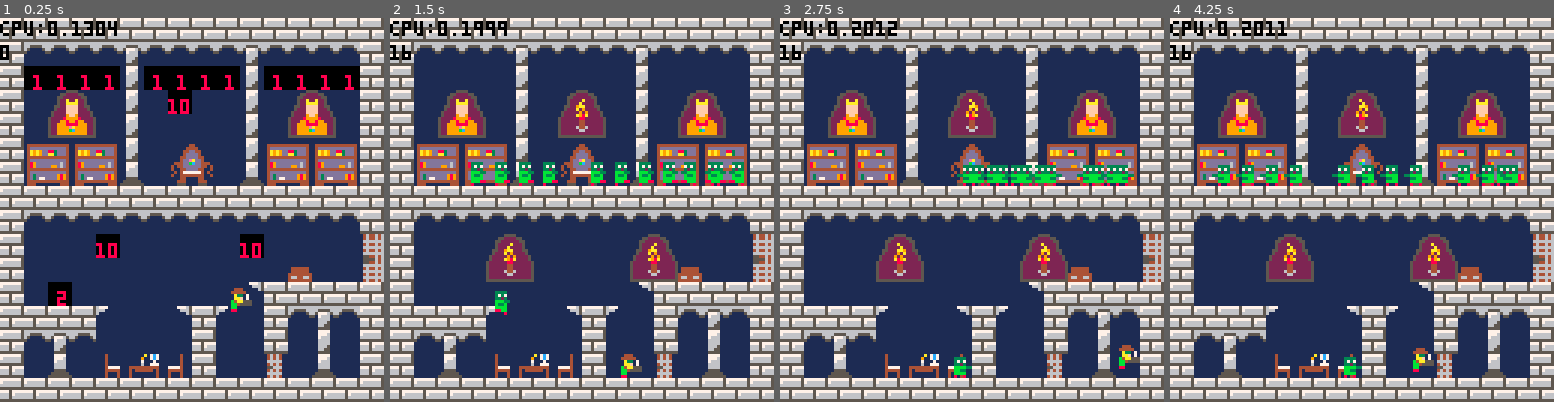
Above: before the commit, frames 1-4 (left to right).
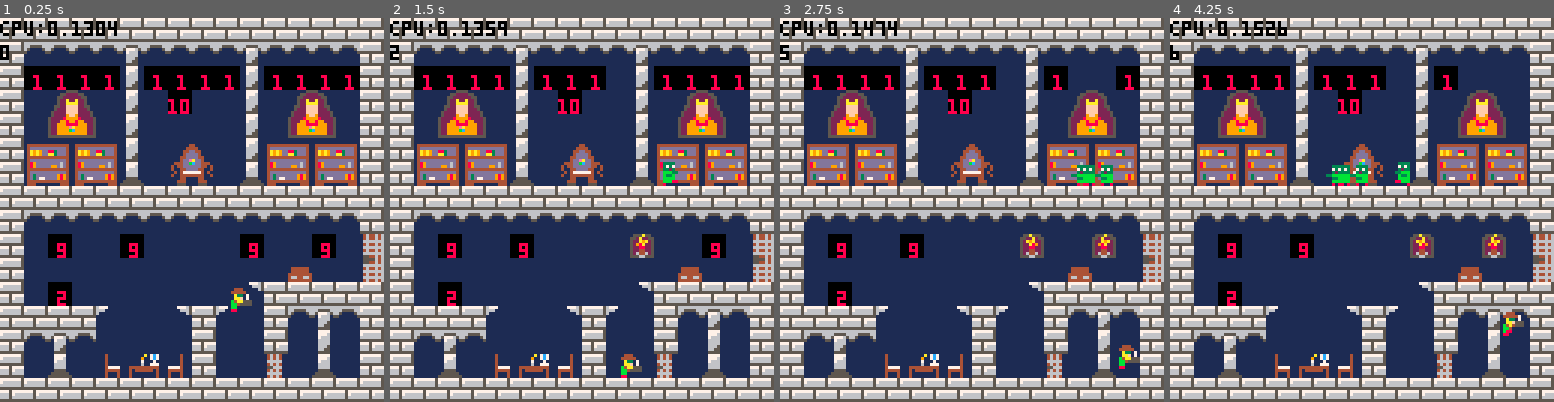
Above: after the commit, the same moments.

Repository: mRamiroGonzalez/dungeon
Game: PICO-8 cartridge dungeon.p8
The game is run twice, just before and just after one commit, with the same random seed, the same clock (stepped at 60 frames per second) and the same inputs.
Inputs:
- Up to frame 1 (0.25 s): no input
- Up to frame 2 (1.5 s): tap O (Z key) at 0.7 s
- Up to frame 3 (2.75 s): hold Right 1.6-2.1 s; tap O (Z key) at 1.7, 2.1, 2.5 s; hold Right from 2.47 s (still down)
- Up to frame 4 (4.25 s): tap O (Z key) every 0.4 s from 2.9 to 4.1 s; release Right at 3.03 s; hold Left 3.08-3.58 s; hold Right from 4.02 s (still down)

The runs differ from the first frame. In frame 1, 1.7% of the frame differs, in the area x 12-88%, y 56-63%; in frame 2, 12%, in the area x 0-94%, y 1-78%; in frame 3, 11%; in frame 4, 11%.

Commit message:
add small torches

Diff:
--- a/dungeon.p8
+++ b/dungeon.p8
@@ -96,6 +96,13 @@
 a.f += i
 if a.f > a.sz then
 a.f = a.st
+end
+end
+
+function update_anim_torch(torch, size)
+
+if (counter % 30 == 0) then
+anim(torch.base_anim, size)
 end
 end
 
@@ -250,6 +257,9 @@
 mset(xi, yi, 80)
 elseif(mget(xi, yi) == 129) then
 add(entities, init_entity(xi*8, yi*8, 1, 48, 4,'bad','follow'))
+mset(xi, yi, 80)
+elseif(mget(xi, yi) == 136) then
+add(entities, init_entity(xi*8, yi*8, 0, 124, 1,'torch_small','dumb'))
 mset(xi, yi, 80)
 end
 end
@@ -277,12 +287,6 @@
 }
 end
 
-function update_anim_torch(torch)
-if (counter % 30 == 0) then
-anim(torch.base_anim, 2)
-end
-end
-
 function update_gravity(e)
 if (e.dy < e.v_speed) then
 e.dy += e.gravity
@@ -335,7 +339,7 @@
 counter = 0
 entities = {}
 
-p = init_entity(76, 64, 3, 16, 6)
+p = init_entity(76, 64, 2, 16, 6)
 end
 
 function _draw()
@@ -345,6 +349,8 @@
 for e in all(entities) do
 if (e.entity_type == 'torch') then
 spr(e.base_anim.f, e.x, e.y, 2, 2)
+elseif (e.entity_type == 'torch_small') then
+spr(e.base_anim.f, e.x, e.y, 1, 1)
 elseif e.entity_type == 'bad' then
 spr(e.base_anim.f, e.x, e.y, 1, 1, (e.facing == 0))
 end
@@ -371,7 +377,9 @@
 follow_player(e, p)
 end
 elseif e.entity_type == 'torch' then
-update_anim_torch(e)
+update_anim_torch(e, 2)
+elseif e.entity_type == 'torch_small' then
+update_anim_torch(e, 1)
 end
 end
 end
@@ -391,8 +399,8 @@
 
 function loaded_map(p)
 local loaded_map_coord = {
-x1 = flr(p.x / 8) - 15,
-x2 = flr(p.x / 8) + 15,
+x1 = flr(p.x / 8),
+x2 = flr(p.x / 8)+1,
 y1 = flr(p.y / 8) - 15,
 y2 = flr(p.y / 8) + 15
 }
@@ -455,14 +463,14 @@
 11111111116665111155551111666511111111111111111111111111111111111111111114a9a9ddaa3ddd411111111111111111111111111464464611114411
 11111111116655111555555111665511111111111111111111111111111111111114411114444444444444411111111111111111111111111666666611116611
 11111111115555115555555511555511111111111111111111111111111111111114411114dddddddddddd411111111111111111111111111554464611114411
-14646411111144111111111111111111141111411114111111111111a17c7111111141111489dddddddd6d411111111111111111111111111555564611114411
-14646411111144111111111111111111144444411114111111111119117c7111111141111489ddddd99d6d411111111111111111111111111554464611114411
-16666611111144111111111114444441141111411114111111111117111711111111411114444444444444411111111111111111111111111666666611116611
-1464641111114411144444414dddddd4141111411114111111111116117771111111411114dddddddddddd411111111111111111111111111464464611114411
-1556661111115511144444414dddddd4141111411114777711144444444441117777411114d3ddddddd989411111111111111111111111111666666611116611
-14646411111144114444444444444444144444411114444411141444444141114444411114d3d77dddd989411111111111111111111111111464464611114411
-16666611111144114664466446644664141111411114111411141111111141114111411114444444444444411111111111111111111111111666666611116611
-14646411111144114444444444444444141111411114111411141111111141114111411114441111111144411111111111111111111111111464464611114411
+14646411111144111111111111111111141111411114111111111111a17c7111111141111489dddddddd6d4111111111155a55511555a5511555564611114411
+14646411111144111111111111111111144444411114111111111119117c7111111141111489ddddd99d6d41111111115522a255552a22551554464611114411
+16666611111144111111111114444441141111411114111111111117111711111111411114444444444444411111111152a9a225522a9a251666666611116611
+1464641111114411144444414dddddd4141111411114111111111116117771111111411114dddddddddddd4111111111522a89255298a2251464464611114411
+1556661111115511144444414dddddd4141111411114777711144444444441117777411114d3ddddddd989411111111152288225522882251666666611116611
+14646411111144114444444444444444144444411114444411141444444141114444411114d3d77dddd989411111111152244225522442251464464611114411
+16666611111144114664466446644664141111411114111411141111111141114111411114444444444444411111111152644625526446251666666611116611
+14646411111144114444444444444444141111411114111411141111111141114111411114441111111144411111111155566555555665551464464611114411
 00000000000000000000000000000000000000000000000000000000000000000000000000000000000000000000000000000000000000000000000000000000
 00000000000000000000000000000000000000000000000000000000000000000000000000000000000000000000000000000000000000000000000000000000
 00000000000000000000000000000000000000000000000000000000000000000000000000000000000000000000000000000000000000000000000000000000
@@ -541,7 +549,7 @@
 40797a797a625058595062797a797a4000000000000000000000000000000000000000000000000000000000000000000000000000000000000000000000000000000000000000000000000000000000000000000000000000000000000000000000000000000000000000000000000000000000000000000000000000000000
 4040404040404040404040404040404000000000000000000000000000000000000000000000000000000000000000000000000000000000000000000000000000000000000000000000000000000000000000000000000000000000000000000000000000000000000000000000000000000000000000000000000000000000
 4060606060606060606060606060604000000000000000000000000000000000000000000000000000000000000000000000000000000000000000000000000000000000000000000000000000000000000000000000000000000000000000000000000000000000000000000000000000000000000000000000000000000000
-4050505089505050505089505050506e00000000000000000000000000000000000000000000000000000000000000000000000000000000000000000000000000000000000000000000000000000000000000000000000000000000000000000000000000000000000000000000000000000000000000000000000000000000
+4050885050885050505088505088506e00000000000000000000000000000000000000000000000000000000000000000000000000000000000000000000000000000000000000000000000000000000000000000000000000000000000000000000000000000000000000000000000000000000000000000000000000000000
 4050505050505050505050507250507e00000000000000000000000000000000000000000000000000000000000000000000000000000000000000000000000000000000000000000000000000000000000000000000000000000000000000000000000000000000000000000000000000000000000000000000000000000000
 4050815050505050505065404040404000000000000000000000000000000000000000000000000000000000000000000000000000000000000000000000000000000000000000000000000000000000000000000000000000000000000000000000000000000000000000000000000000000000000000000000000000000000
 4040404064505065406450406063604000000000000000000000000000000000000000000000000000000000000000000000000000000000000000000000000000000000000000000000000000000000000000000000000000000000000000000000000000000000000000000000000000000000000000000000000000000000
--- a/src/animations.lua
+++ b/src/animations.lua
@@ -5,3 +5,10 @@
     a.f = a.st
   end
 end
+
+function update_anim_torch(torch, size)
+
+  if (counter % 30 == 0) then
+    anim(torch.base_anim, size)
+  end
+end
--- a/src/entity.lua
+++ b/src/entity.lua
@@ -10,6 +10,9 @@
           mset(xi, yi, 80)
         elseif(mget(xi, yi) == 129) then
           add(entities, init_entity(xi*8, yi*8, 1, 48, 4,'bad','follow'))
+          mset(xi, yi, 80)
+        elseif(mget(xi, yi) == 136) then
+          add(entities, init_entity(xi*8, yi*8, 0, 124, 1,'torch_small','dumb'))
           mset(xi, yi, 80)
         end
       end
@@ -35,12 +38,6 @@
     gravity = 1,
     base_anim={f=start_sprite, st=start_sprite, sz=start_sprite+length_sprites, fix=start_sprite}
   }
-end
-
-function update_anim_torch(torch)
-  if (counter % 30 == 0) then
-    anim(torch.base_anim, 2)
-  end
 end
 
 function update_gravity(e)
--- a/src/main.lua
+++ b/src/main.lua
@@ -2,7 +2,7 @@
   counter = 0
   entities = {}
 
-  p = init_entity(76, 64, 3, 16, 6)
+  p = init_entity(76, 64, 2, 16, 6)
 end
 
 function _draw()
@@ -12,6 +12,8 @@
   for e in all(entities) do
     if (e.entity_type == 'torch') then
       spr(e.base_anim.f, e.x, e.y, 2, 2)
+    elseif (e.entity_type == 'torch_small') then
+      spr(e.base_anim.f, e.x, e.y, 1, 1)
     elseif e.entity_type == 'bad' then
       spr(e.base_anim.f, e.x, e.y, 1, 1, (e.facing == 0))
     end
@@ -40,7 +42,9 @@
         follow_player(e, p)
       end
     elseif e.entity_type == 'torch' then
-      update_anim_torch(e)
+      update_anim_torch(e, 2)
+    elseif e.entity_type == 'torch_small' then
+      update_anim_torch(e, 1)
     end
   end
 end
--- a/src/map.lua
+++ b/src/map.lua
@@ -13,8 +13,8 @@
 
 function loaded_map(p)
   local loaded_map_coord = {
-    x1 = flr(p.x / 8) - 15,
-    x2 = flr(p.x / 8) + 15,
+    x1 = flr(p.x / 8),
+    x2 = flr(p.x / 8)+1,
     y1 = flr(p.y / 8) - 15,
     y2 = flr(p.y / 8) + 15
   }
